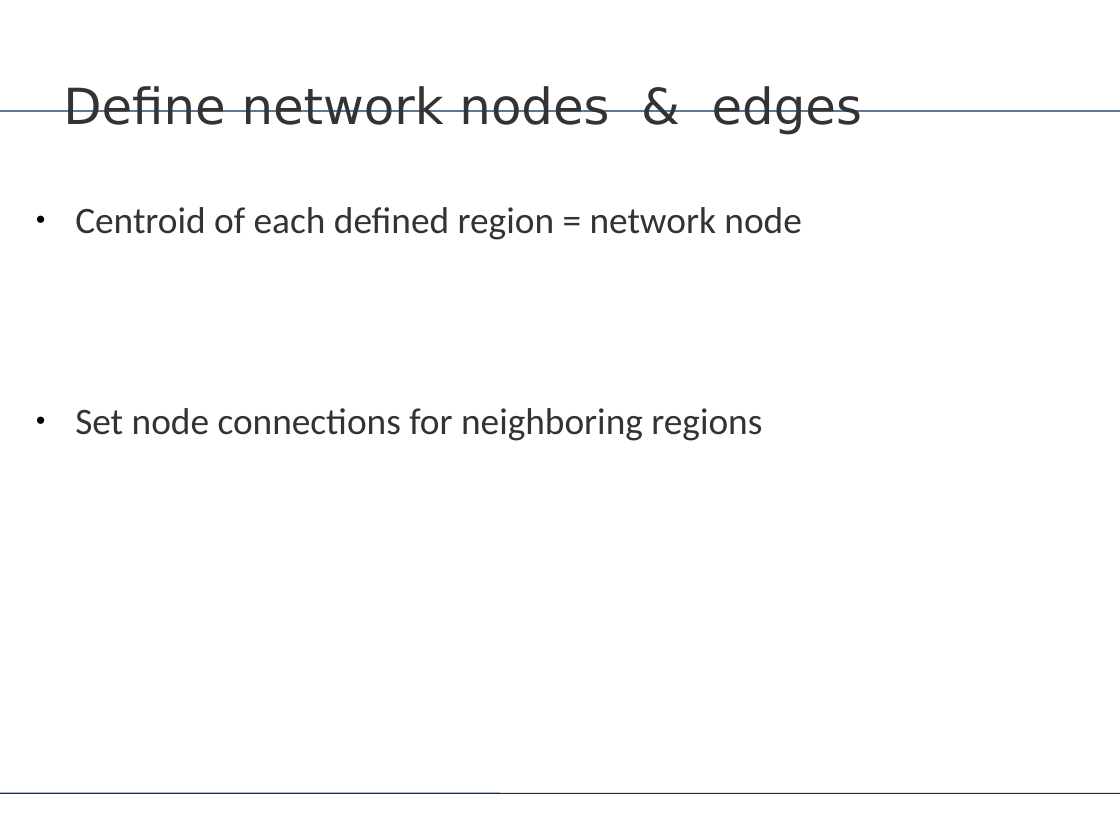
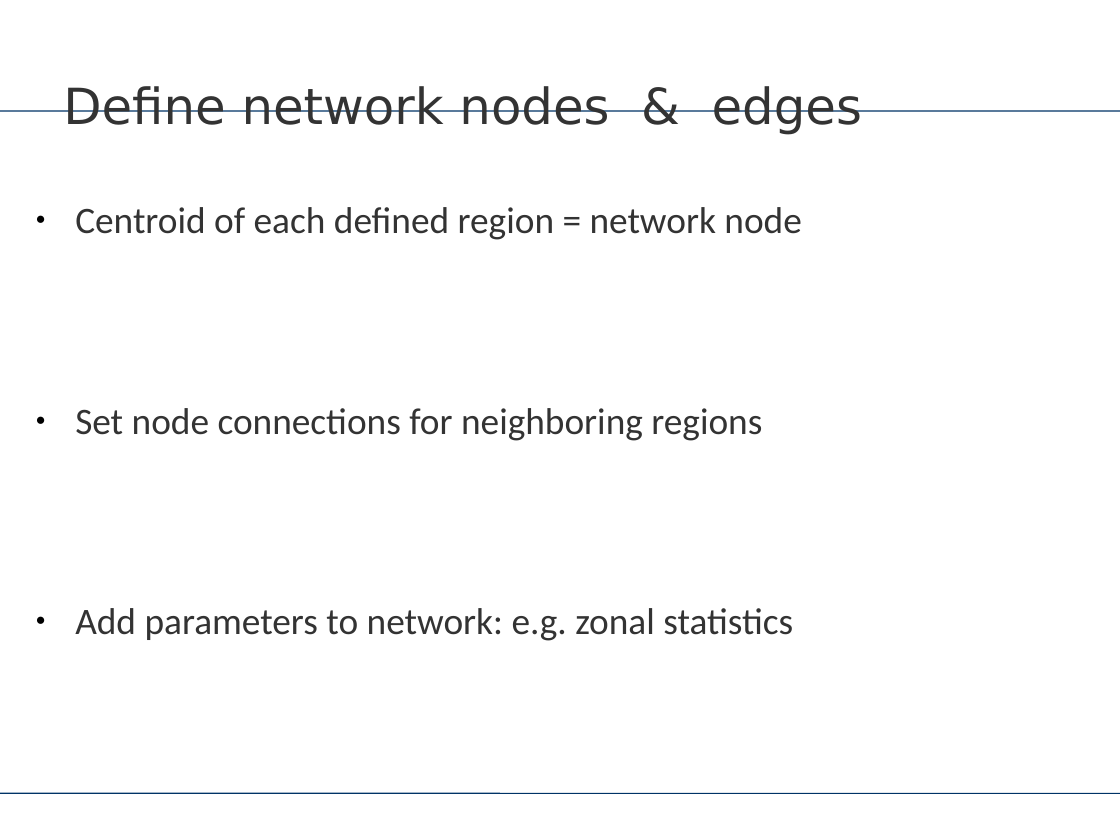
Before and after one commit to Geo-X-Hackathon/lem_network, a slide deck: slide 10 of Hackathon_network.pptx. Drawn at 1120x840 pixels with LibreOffice and Linux fonts; fonts in the diff are those of the drawing. Boxes give left, top, right and bottom in pixels: in the first picture for what was removed or moved away, otherwise in the second. Text is boxed around its words. In the diff, an @@ line names an element or a change of style, - is before the commit and + after.

```diff
--- a/Hackathon_network.pptx
+++ b/Hackathon_network.pptx
@@ text at <box>75,608,793,641</box>: paragraph added @@
+● Add parameters to network: e.g. zonal statistics
```
Also in this commit, not shown: 1 other slide changed, 2 slides added, 1 slide removed, 1 other file.
